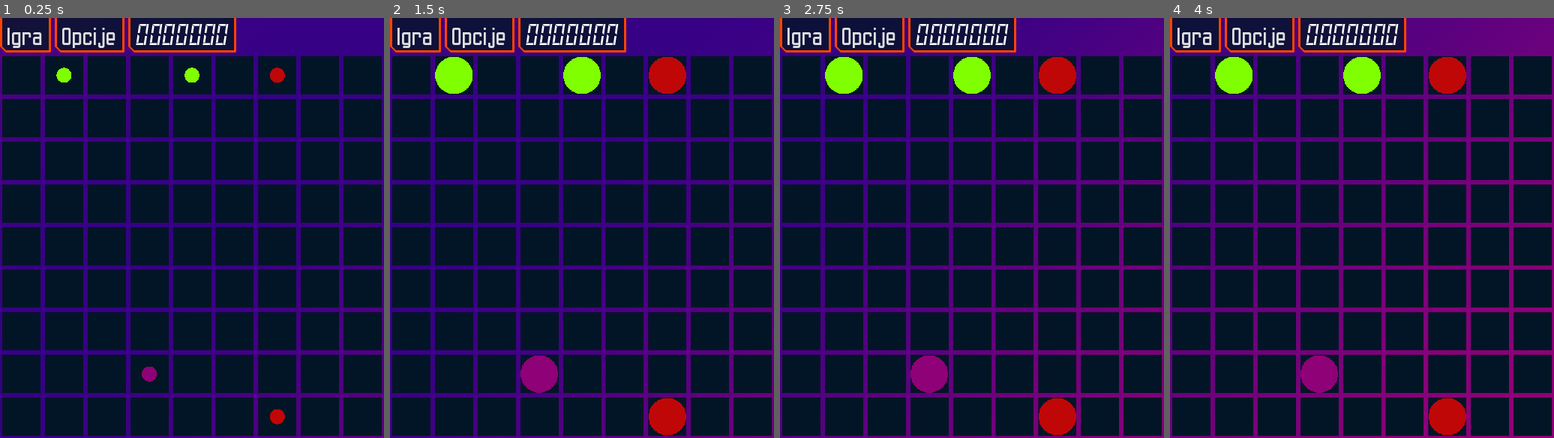
Above: before the commit, frames 1-4 (left to right).
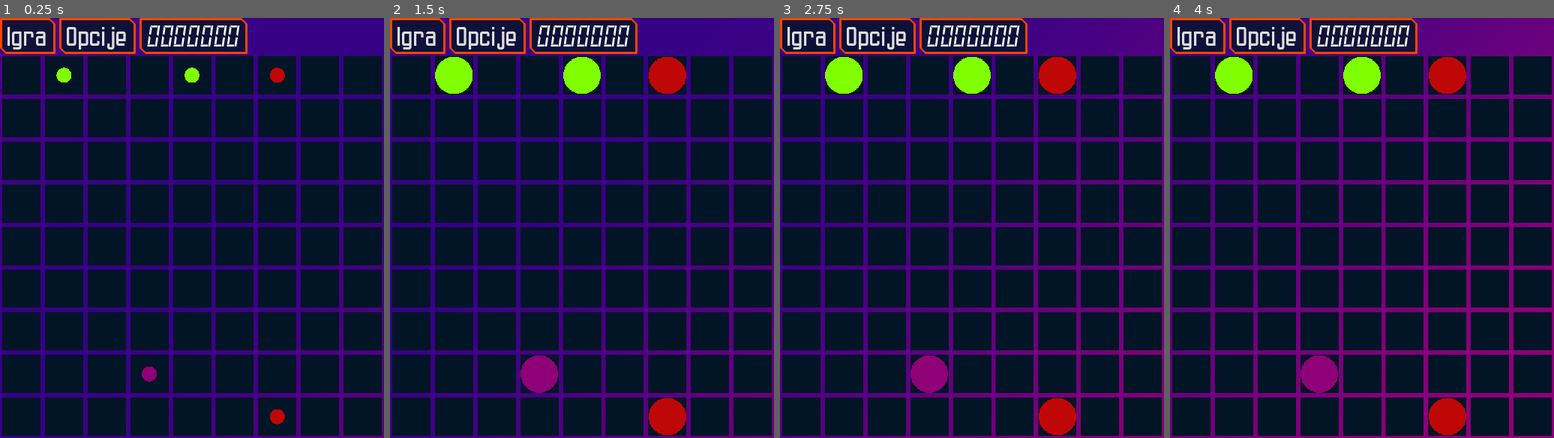
Above: after the commit, the same moments.

Repository: relja-stojanovic/Poklon
Game: Godot game, scene res://interface/window_main/sceen.tscn
Same seed, same stepped clock (60 frames per second), same inputs: the game is played once before the commit and once after it.
Inputs (mouse positions are in pixels of both pictures, inside the frame that each line leads up to):
- Up to frame 1 (0.25 s): no input
- Up to frame 2 (1.5 s): move the mouse to (666, 207) at 0.52 s; click (666, 207) at 0.6 s; tap Enter at 1.25 s; move the mouse to (505, 249) at 1.27 s; click (505, 249) at 1.35 s
- Up to frame 3 (2.75 s): tap Space at 2 s; move the mouse to (1010, 135) at 2.02 s; click (1010, 135) at 2.1 s
- Up to frame 4 (4 s): tap Enter at 2.75 s; move the mouse to (1342, 312) at 2.77 s; click (1342, 312) at 2.85 s; tap Space at 3.5 s; move the mouse to (1477, 291) at 3.52 s; click (1477, 291) at 3.6 s

The runs differ from the first frame. In frame 1, 3.0% of the frame differs, in the area x 0-65%, y 0-9%; in frame 2, 3.0%; in frame 3, 3.0%; in frame 4, 3.0%.

Commit message:
Improved UI

Diff:
--- a/assets/theme/main.tres
+++ b/assets/theme/main.tres
@@ -6,12 +6,6 @@
 [ext_resource type="Texture2D" uid="uid://carq122ku5vrd" path="res://assets/texture/check_1.png" id="4_4jp5p"]
 [ext_resource type="StyleBox" uid="uid://b0x1gsgicjh23" path="res://assets/theme/style_box_pressed.tres" id="4_nre6y"]
 [ext_resource type="Texture2D" uid="uid://df3c3l28do0yo" path="res://assets/texture/check_0.png" id="5_6an04"]
-
-[sub_resource type="StyleBoxEmpty" id="StyleBoxEmpty_l7ie4"]
-
-[sub_resource type="StyleBoxEmpty" id="StyleBoxEmpty_xj4hd"]
-
-[sub_resource type="StyleBoxEmpty" id="StyleBoxEmpty_vdwbc"]
 
 [sub_resource type="StyleBoxFlat" id="StyleBoxFlat_vdwbc"]
 bg_color = Color(1, 0.26666668, 0, 1)
@@ -60,10 +54,16 @@
 default_font = ExtResource("1_l7ie4")
 default_font_size = 24
 Button/font_sizes/font_size = 20
-Button/styles/hover = SubResource("StyleBoxEmpty_l7ie4")
-Button/styles/normal = SubResource("StyleBoxEmpty_xj4hd")
-Button/styles/pressed = SubResource("StyleBoxEmpty_vdwbc")
+Button/styles/hover = ExtResource("2_sessm")
+Button/styles/normal = ExtResource("2_vdwbc")
+Button/styles/pressed = ExtResource("4_nre6y")
 CheckBox/font_sizes/font_size = 20
+CheckBox/icons/checked = ExtResource("4_4jp5p")
+CheckBox/icons/unchecked = ExtResource("5_6an04")
+CheckBox/styles/hover = ExtResource("2_sessm")
+CheckBox/styles/hover_pressed = ExtResource("2_sessm")
+CheckBox/styles/normal = ExtResource("2_vdwbc")
+CheckBox/styles/pressed = ExtResource("4_nre6y")
 HBoxContainer/constants/separation = 2
 HScrollBar/constants/padding_bottom = 0
 HScrollBar/constants/padding_top = 0
--- a/assets/theme/style_box.tres
+++ b/assets/theme/style_box.tres
@@ -5,9 +5,10 @@
 content_margin_right = 10.0
 bg_color = Color(0.007843138, 0.08235294, 0.14901961, 0.78431374)
 border_width_left = 3
+border_width_top = 3
 border_width_right = 3
 border_width_bottom = 3
 border_color = Color(1, 0.26666668, 0, 1)
+corner_radius_top_right = 7
 corner_radius_bottom_left = 7
 corner_detail = 1
-expand_margin_top = 16.0
--- a/assets/theme/style_box_hover.tres
+++ b/assets/theme/style_box_hover.tres
@@ -5,9 +5,10 @@
 content_margin_right = 10.0
 bg_color = Color(0.007843138, 0.08235294, 0.14901961, 0.78431374)
 border_width_left = 3
+border_width_top = 3
 border_width_right = 3
 border_width_bottom = 3
 border_color = Color(1, 0.7019608, 0.24705882, 1)
+corner_radius_top_right = 7
 corner_radius_bottom_left = 7
 corner_detail = 1
-expand_margin_top = 16.0
--- a/assets/theme/style_box_pressed.tres
+++ b/assets/theme/style_box_pressed.tres
@@ -5,9 +5,9 @@
 content_margin_right = 10.0
 bg_color = Color(0.007843138, 0.08235294, 0.14901961, 0.78431374)
 border_width_left = 3
+border_width_top = 3
 border_width_right = 3
 border_width_bottom = 3
 border_color = Color(0.7529412, 0.02745098, 0.02745098, 1)
 corner_radius_bottom_left = 7
 corner_detail = 1
-expand_margin_top = 16.0
--- a/interface/window_main/sceen.tscn
+++ b/interface/window_main/sceen.tscn
@@ -66,7 +66,7 @@
 grow_horizontal = 2
 grow_vertical = 2
 script = ExtResource("2_4jocx")
-metadata/_edit_horizontal_guides_ = [46.0]
+metadata/_edit_horizontal_guides_ = [48.0]
 
 [node name="Background" type="ColorRect" parent="." unique_id=1867097655]
 material = ExtResource("3_er4ar")
@@ -96,18 +96,11 @@
 size_flags_vertical = 0
 theme_override_constants/separation = 5
 
-[node name="Menu" type="MarginContainer" parent="UI/Top" unique_id=1495278732]
-layout_mode = 2
-theme_override_constants/margin_left = 0
-theme_override_constants/margin_right = 0
-theme_override_constants/margin_bottom = 1
-
-[node name="MenuBar" type="MenuBar" parent="UI/Top/Menu" unique_id=765633323]
-layout_mode = 2
-size_flags_horizontal = 0
-size_flags_vertical = 4
-
-[node name="Game" type="PopupMenu" parent="UI/Top/Menu/MenuBar" unique_id=126712262]
+[node name="MenuBar" type="MenuBar" parent="UI/Top" unique_id=765633323]
+layout_mode = 2
+theme_override_font_sizes/font_size = 36
+
+[node name="Game" type="PopupMenu" parent="UI/Top/MenuBar" unique_id=126712262]
 oversampling_override = 1.0
 title = "Igra"
 size = Vector2i(201, 104)
@@ -128,7 +121,7 @@
 item_4/id = 2
 script = ExtResource("6_g1xfy")
 
-[node name="Settings" type="PopupMenu" parent="UI/Top/Menu/MenuBar" unique_id=1441380948]
+[node name="Settings" type="PopupMenu" parent="UI/Top/MenuBar" unique_id=1441380948]
 oversampling_override = 1.0
 title = "Opcije"
 size = Vector2i(199, 168)
@@ -156,20 +149,15 @@
 item_6/id = 3
 script = ExtResource("4_er4ar")
 
-[node name="Score" type="MarginContainer" parent="UI/Top" unique_id=285676158]
-layout_mode = 2
-theme_override_constants/margin_left = 0
-theme_override_constants/margin_top = 0
-theme_override_constants/margin_right = 0
-theme_override_constants/margin_bottom = 2
+[node name="Score" type="PanelContainer" parent="UI/Top" unique_id=2092301460]
+layout_mode = 2
+theme_override_styles/panel = ExtResource("9_5kpx4")
 
 [node name="Label" type="Label" parent="UI/Top/Score" unique_id=499784823]
 layout_mode = 2
-size_flags_horizontal = 4
 size_flags_vertical = 8
 theme_override_fonts/font = ExtResource("8_g1xfy")
 theme_override_font_sizes/font_size = 35
-theme_override_styles/normal = ExtResource("9_5kpx4")
 text = "0000000"
 horizontal_alignment = 1
 script = ExtResource("5_8ed5t")
@@ -178,7 +166,6 @@
 custom_minimum_size = Vector2(0, 46)
 layout_mode = 2
 size_flags_horizontal = 3
-size_flags_vertical = 0
 theme_override_styles/panel = ExtResource("9_5kpx4")
 script = ExtResource("6_4jocx")
 
@@ -240,11 +227,13 @@
 
 [node name="NewGame" parent="." unique_id=933871171 instance=ExtResource("13_6mlf7")]
 unique_name_in_owner = true
+force_native = true
 
 [node name="Highscore" parent="." unique_id=979678802 instance=ExtResource("14_4jocx")]
 unique_name_in_owner = true
+force_native = true
 
 [node name="GameOver" parent="." unique_id=1632186870 instance=ExtResource("15_4jocx")]
 
-[connection signal="id_pressed" from="UI/Top/Menu/MenuBar/Game" to="UI/Top/Menu/MenuBar/Game" method="_on_id_pressed"]
-[connection signal="id_pressed" from="UI/Top/Menu/MenuBar/Settings" to="UI/Top/Menu/MenuBar/Settings" method="_on_id_pressed"]
+[connection signal="id_pressed" from="UI/Top/MenuBar/Game" to="UI/Top/MenuBar/Game" method="_on_id_pressed"]
+[connection signal="id_pressed" from="UI/Top/MenuBar/Settings" to="UI/Top/MenuBar/Settings" method="_on_id_pressed"]
--- a/interface/window_main/top/menu/game/highscore/window_sceen.tscn
+++ b/interface/window_main/top/menu/game/highscore/window_sceen.tscn
@@ -1,10 +1,11 @@
-[gd_scene load_steps=4 format=3 uid="uid://5b50t3miwmh6"]
+[gd_scene format=3 uid="uid://5b50t3miwmh6"]
 
 [ext_resource type="Script" uid="uid://chmms0mtqyvqu" path="res://file/highscore/display/highscore.gd" id="1_kcfmu"]
+[ext_resource type="Material" uid="uid://dmutr5qjejtf8" path="res://assets/res/background_ball.tres" id="2_0a3x6"]
 [ext_resource type="Theme" uid="uid://csy5xf0m78gm2" path="res://assets/theme/main.tres" id="2_gba43"]
 [ext_resource type="PackedScene" uid="uid://caxlykavcnmo0" path="res://file/highscore/display/sceen.tscn" id="3_d48oy"]
 
-[node name="Window" type="Window"]
+[node name="Window" type="Window" unique_id=1114553827]
 disable_3d = true
 oversampling_override = 1.0
 title = "Najbolji rezultati"
@@ -15,59 +16,62 @@
 extend_to_title = true
 minimize_disabled = true
 maximize_disabled = true
-force_native = true
+min_size = Vector2i(360, 386)
 keep_title_visible = true
 content_scale_mode = 1
 content_scale_aspect = 4
 script = ExtResource("1_kcfmu")
 
-[node name="MarginContainer" type="MarginContainer" parent="."]
+[node name="Background" type="ColorRect" parent="." unique_id=1920951609]
+material = ExtResource("2_0a3x6")
 anchors_preset = 15
 anchor_right = 1.0
 anchor_bottom = 1.0
 grow_horizontal = 2
 grow_vertical = 2
 
-[node name="ScrollContainer" type="ScrollContainer" parent="MarginContainer"]
-layout_mode = 2
-theme = ExtResource("2_gba43")
-horizontal_scroll_mode = 0
+[node name="MarginContainer" type="MarginContainer" parent="." unique_id=1864634097]
+anchors_preset = 15
+anchor_right = 1.0
+anchor_bottom = 1.0
+grow_horizontal = 2
+grow_vertical = 2
 
-[node name="List" type="VBoxContainer" parent="MarginContainer/ScrollContainer"]
+[node name="List" type="VBoxContainer" parent="MarginContainer" unique_id=802432181]
 unique_name_in_owner = true
 layout_mode = 2
 size_flags_horizontal = 3
 size_flags_vertical = 3
 theme = ExtResource("2_gba43")
 
-[node name="Score1" parent="MarginContainer/ScrollContainer/List" instance=ExtResource("3_d48oy")]
+[node name="Score1" parent="MarginContainer/List" unique_id=853909334 instance=ExtResource("3_d48oy")]
 layout_mode = 2
 
-[node name="Score2" parent="MarginContainer/ScrollContainer/List" instance=ExtResource("3_d48oy")]
+[node name="Score2" parent="MarginContainer/List" unique_id=2143103380 instance=ExtResource("3_d48oy")]
 layout_mode = 2
 
-[node name="Score3" parent="MarginContainer/ScrollContainer/List" instance=ExtResource("3_d48oy")]
+[node name="Score3" parent="MarginContainer/List" unique_id=1402502461 instance=ExtResource("3_d48oy")]
 layout_mode = 2
 
-[node name="Score4" parent="MarginContainer/ScrollContainer/List" instance=ExtResource("3_d48oy")]
+[node name="Score4" parent="MarginContainer/List" unique_id=1514152945 instance=ExtResource("3_d48oy")]
 layout_mode = 2
 
-[node name="Score5" parent="MarginContainer/ScrollContainer/List" instance=ExtResource("3_d48oy")]
+[node name="Score5" parent="MarginContainer/List" unique_id=1221197545 instance=ExtResource("3_d48oy")]
 layout_mode = 2
 
-[node name="Score6" parent="MarginContainer/ScrollContainer/List" instance=ExtResource("3_d48oy")]
+[node name="Score6" parent="MarginContainer/List" unique_id=346646954 instance=ExtResource("3_d48oy")]
 layout_mode = 2
 
-[node name="Score7" parent="MarginContainer/ScrollContainer/List" instance=ExtResource("3_d48oy")]
+[node name="Score7" parent="MarginContainer/List" unique_id=1205867931 instance=ExtResource("3_d48oy")]
 layout_mode = 2
 
-[node name="Score8" parent="MarginContainer/ScrollContainer/List" instance=ExtResource("3_d48oy")]
+[node name="Score8" parent="MarginContainer/List" unique_id=1530332034 instance=ExtResource("3_d48oy")]
 layout_mode = 2
 
-[node name="Score9" parent="MarginContainer/ScrollContainer/List" instance=ExtResource("3_d48oy")]
+[node name="Score9" parent="MarginContainer/List" unique_id=1145864808 instance=ExtResource("3_d48oy")]
 layout_mode = 2
 
-[node name="Score10" parent="MarginContainer/ScrollContainer/List" instance=ExtResource("3_d48oy")]
+[node name="Score10" parent="MarginContainer/List" unique_id=624217845 instance=ExtResource("3_d48oy")]
 layout_mode = 2
 
 [connection signal="close_requested" from="." to="." method="_on_close_requested"]
--- a/interface/window_main/top/menu/game/new_game/window_sceen.tscn
+++ b/interface/window_main/top/menu/game/new_game/window_sceen.tscn
@@ -1,9 +1,9 @@
 [gd_scene format=3 uid="uid://cyrecge66ebt6"]
 
 [ext_resource type="Script" uid="uid://bp175he2qetv1" path="res://interface/window_main/top/menu/game/new_game_popup.gd" id="1_hf16s"]
-[ext_resource type="Theme" uid="uid://csy5xf0m78gm2" path="res://assets/theme/main.tres" id="2_18fnf"]
+[ext_resource type="Material" uid="uid://dmutr5qjejtf8" path="res://assets/res/background_ball.tres" id="2_d00f1"]
 
-[node name="Window" type="Window"]
+[node name="Window" type="Window" unique_id=14163519]
 disable_3d = true
 oversampling_override = 1.0
 title = "Nova igra"
@@ -15,83 +15,80 @@
 extend_to_title = true
 minimize_disabled = true
 maximize_disabled = true
-force_native = true
+min_size = Vector2i(360, 160)
 keep_title_visible = true
 content_scale_mode = 1
 content_scale_aspect = 4
 script = ExtResource("1_hf16s")
 
-[node name="MarginContainer" type="MarginContainer" parent="."]
+[node name="Background" type="ColorRect" parent="." unique_id=1720065582]
+material = ExtResource("2_d00f1")
 anchors_preset = 15
 anchor_right = 1.0
 anchor_bottom = 1.0
 grow_horizontal = 2
 grow_vertical = 2
 
-[node name="Options" type="VBoxContainer" parent="MarginContainer"]
+[node name="MarginContainer" type="MarginContainer" parent="." unique_id=2070982476]
+anchors_preset = 15
+anchor_right = 1.0
+anchor_bottom = 1.0
+grow_horizontal = 2
+grow_vertical = 2
+
+[node name="Options" type="VBoxContainer" parent="MarginContainer" unique_id=552754924]
 layout_mode = 2
-theme = ExtResource("2_18fnf")
 
-[node name="Size" type="HBoxContainer" parent="MarginContainer/Options"]
+[node name="Size" type="HBoxContainer" parent="MarginContainer/Options" unique_id=1165689278]
 layout_mode = 2
-theme = ExtResource("2_18fnf")
 
-[node name="Label" type="Label" parent="MarginContainer/Options/Size"]
+[node name="Label" type="Label" parent="MarginContainer/Options/Size" unique_id=1709141735]
 layout_mode = 2
 size_flags_horizontal = 3
-theme = ExtResource("2_18fnf")
 theme_override_font_sizes/font_size = 20
 text = "Veličina Table"
 
-[node name="Input" type="SpinBox" parent="MarginContainer/Options/Size"]
+[node name="Input" type="SpinBox" parent="MarginContainer/Options/Size" unique_id=1989165252]
 layout_mode = 2
 size_flags_horizontal = 8
-theme = ExtResource("2_18fnf")
 min_value = 3.0
 max_value = 50.0
 value = 9.0
 rounded = true
 
-[node name="SpawnAmount" type="HBoxContainer" parent="MarginContainer/Options"]
+[node name="SpawnAmount" type="HBoxContainer" parent="MarginContainer/Options" unique_id=1090028654]
 layout_mode = 2
-theme = ExtResource("2_18fnf")
 
-[node name="Label" type="Label" parent="MarginContainer/Options/SpawnAmount"]
+[node name="Label" type="Label" parent="MarginContainer/Options/SpawnAmount" unique_id=1830787875]
 layout_mode = 2
 size_flags_horizontal = 3
-theme = ExtResource("2_18fnf")
 theme_override_font_sizes/font_size = 20
 text = "Dodati po potezu"
 
-[node name="Input" type="SpinBox" parent="MarginContainer/Options/SpawnAmount"]
+[node name="Input" type="SpinBox" parent="MarginContainer/Options/SpawnAmount" unique_id=1897047136]
 layout_mode = 2
 size_flags_horizontal = 8
-theme = ExtResource("2_18fnf")
 min_value = 1.0
 max_value = 50.0
 value = 3.0
 rounded = true
 
-[node name="WordMode" type="CheckBox" parent="MarginContainer/Options"]
+[node name="WordMode" type="CheckBox" parent="MarginContainer/Options" unique_id=169083735]
 layout_mode = 2
-theme = ExtResource("2_18fnf")
 text = "Slova"
 
-[node name="Confirm" type="HBoxContainer" parent="MarginContainer/Options"]
+[node name="Confirm" type="HBoxContainer" parent="MarginContainer/Options" unique_id=869869162]
 layout_mode = 2
 size_flags_vertical = 10
-theme = ExtResource("2_18fnf")
 
-[node name="Cancel" type="Button" parent="MarginContainer/Options/Confirm"]
+[node name="Cancel" type="Button" parent="MarginContainer/Options/Confirm" unique_id=1474469398]
 layout_mode = 2
 size_flags_horizontal = 3
-theme = ExtResource("2_18fnf")
 text = "Odustani"
 
-[node name="Start" type="Button" parent="MarginContainer/Options/Confirm"]
+[node name="Start" type="Button" parent="MarginContainer/Options/Confirm" unique_id=311576777]
 layout_mode = 2
 size_flags_horizontal = 3
-theme = ExtResource("2_18fnf")
 text = "Počni"
 
 [connection signal="close_requested" from="." to="." method="_on_close_requested"]
